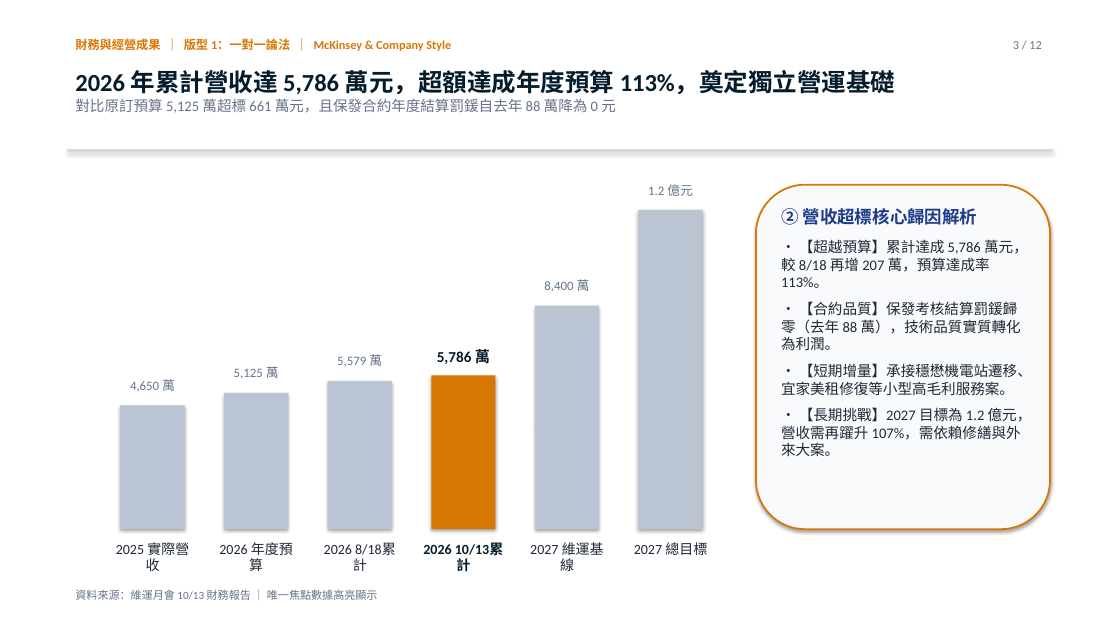
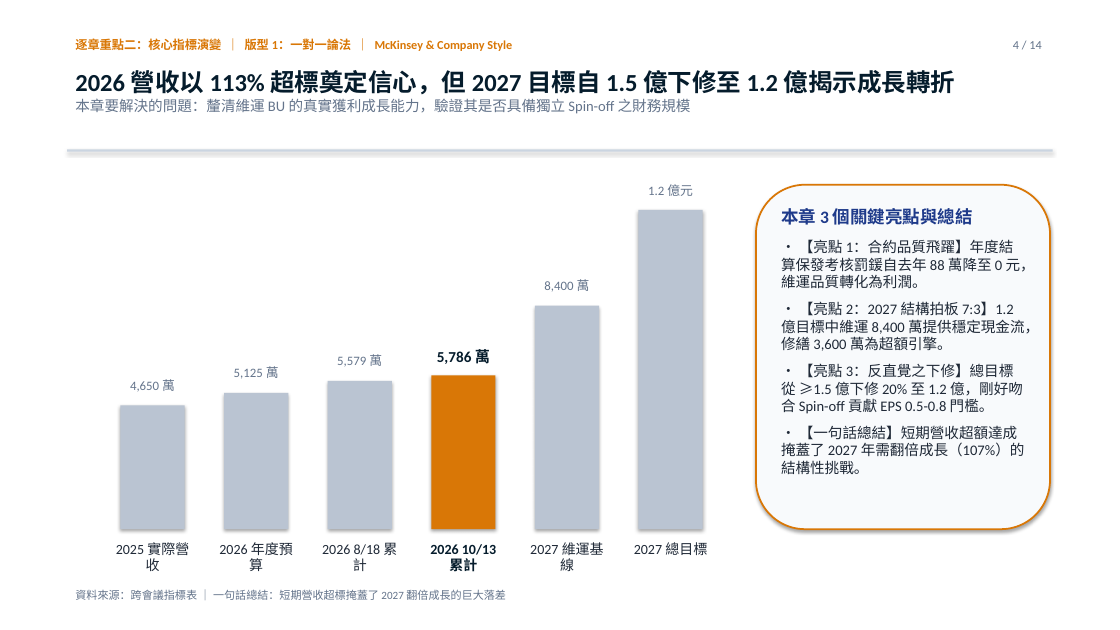
Before and after one commit to davidyeh51/management-meeting-portal, a slide deck: slide 4 of acmepoint_meeting_zero_noise.pptx (slide 3 before the commit). Drawn at 1120x630 pixels with LibreOffice and Linux fonts; fonts in the diff are those of the drawing. Boxes give left, top, right and bottom in pixels: in the first picture for what was removed or moved away, otherwise in the second. Text is boxed around its words. In the diff, an @@ line names an element or a change of style, - is before the commit and + after.

```diff
--- a/acmepoint_meeting_zero_noise.pptx
+++ b/acmepoint_meeting_zero_noise.pptx
@@ text at <box>75,37,512,54</box>: text changed @@
-財務與經營成果 ｜ 版型 1：一對一論法 ｜ McKinsey & Company Style
+逐章重點二：核心指標演變 ｜ 版型 1：一對一論法 ｜ McKinsey & Company Style
@@ text at <box>1013,41,1041,49</box>: text changed @@
-3 / 12
+4 / 14
@@ text at <box>75,70,956,114</box>: text changed @@
-2026 年累計營收達 5,786 萬元，超額達成年度預算 113%，奠定獨立營運基礎
-對比原訂預算 5,125 萬超標 661 萬元，且保發合約年度結算罰鍰自去年 88 萬降為 0 元
+2026 營收以 113% 超標奠定信心，但 2027 目標自 1.5 億下修至 1.2 億揭示成長轉折
+本章要解決的問題：釐清維運 BU 的真實獲利成長能力，驗證其是否具備獨立 Spin-off 之財務規模
@@ text at <box>781,205,1039,474</box>: text changed @@
-② 營收超標核心歸因解析
-• 【超越預算】累計達成 5,786 萬元，較 8/18 再增 207 萬，預算達成率 113%。
-• 【合約品質】保發考核結算罰鍰歸零（去年 88 萬），技術品質實質轉化為利潤。
-• 【短期增量】承接穩懋機電站遷移、宜家美租修復等小型高毛利服務案。
-• 【長期挑戰】2027 目標為 1.2 億元，營收需再躍升 107%，需依賴修繕與外來大案。
+本章 3 個關鍵亮點與總結
+• 【亮點 1：合約品質飛躍】年度結算保發考核罰鍰自去年 88 萬降至 0 元，維運品質轉化為利潤。
+• 【亮點 2：2027 結構拍板 7:3】1.2 億目標中維運 8,400 萬提供穩定現金流，修繕 3,600 萬為超額引擎。
+• 【亮點 3：反直覺之下修】總目標從 ≥1.5 億下修 20% 至 1.2 億，剛好吻合 Spin-off 貢獻 EPS 0.5-0.8 門檻。
+• 【一句話總結】短期營收超額達成掩蓋了 2027 年需翻倍成長（107%）的結構性挑戰。
@@ text at <box>322,543,397,571</box>: spaces changed @@
-2026 8/18累計
+2026 8/18 累計
@@ text at <box>430,544,496,571</box>: spaces changed @@
-2026 10/13累計
+2026 10/13 累計
@@ text at <box>75,590,506,600</box>: text changed @@
-資料來源：維運月會 10/13 財務報告 ｜ 唯一焦點數據高亮顯示
+資料來源：跨會議指標表 ｜ 一句話總結：短期營收超標掩蓋了 2027 翻倍成長的巨大落差
```
Also in this commit, not shown: 6 other slides changed, 7 slides added, 5 slides removed, 6 other files.
